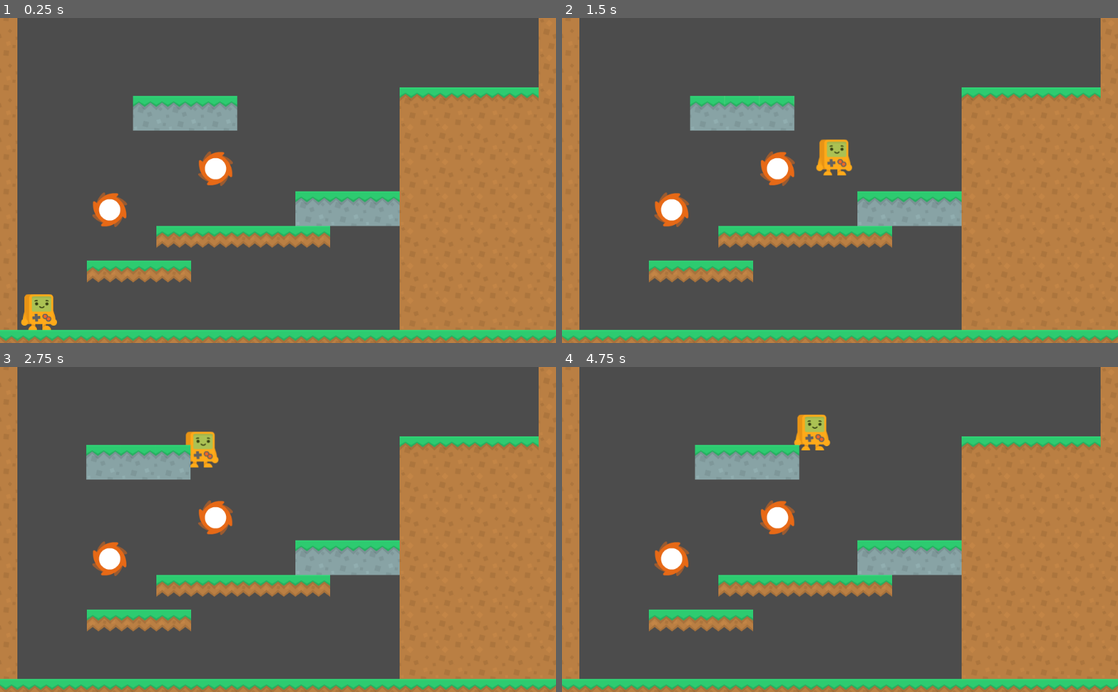
Above: before the commit, frames 1-4 (two rows, left to right).
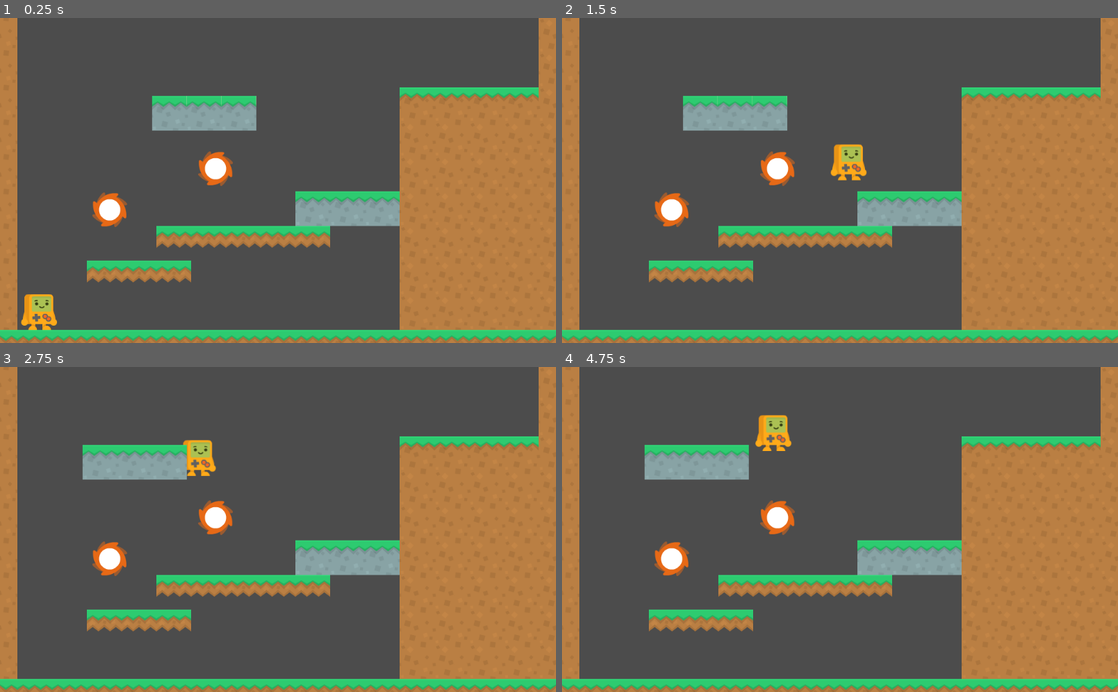
Above: after the commit, the same moments.

Repository: Norodix/GoGodot2
Game: Godot game, scene res://World.tscn
Same seed, same stepped clock (60 frames per second), same inputs: the game is played once before the commit and once after it.
Inputs (mouse positions are in pixels of both pictures, inside the frame that each line leads up to):
- Up to frame 1 (0.25 s): no input
- Up to frame 2 (1.5 s): move the mouse to (962, 164) at 0.52 s; hold W (jump) 0.53-1.28 s; hold Right (ui_right) from 0.53 s (still down); click (962, 164) at 0.67 s; move the mouse to (728, 196) at 1.27 s; tap W (jump) at 1.35 s
- Up to frame 3 (2.75 s): tap W (jump) at 1.52, 1.82 s; move the mouse to (333, 458) at 2.02 s; release Right (ui_right) at 2.03 s; hold Left (ui_left) from 2.03 s (still down); hold W (jump) from 2.03 s (still down)
- Up to frame 4 (4.75 s): move the mouse to (812, 594) at 2.77 s; release Left (ui_left) at 2.78 s; release W (jump) at 2.78 s; hold Right (ui_right) 2.78-4.28 s; tap W (jump) at 2.85, 3.02, 3.32, 4.35, 4.52 s; click (812, 594) at 2.92 s; move the mouse to (1006, 578) at 3.52 s; hold W (jump) 3.53-4.28 s; move the mouse to (673, 480) at 4.27 s; hold Left (ui_left) from 4.28 s (still down)

The runs differ from the first frame. In frame 1, 0.9% of the frame differs, in the area x 23-47%, y 23-35%; in frame 2, 1.3%; in frame 3, 0.8%; in frame 4, 3.1%, in the area x 14-49%, y 14-35%.

Commit message:
Moving platform fix

Diff:
--- a/EnergyStreamer/EnergyNodes/BouncingPlatform.gd
+++ b/EnergyStreamer/EnergyNodes/BouncingPlatform.gd
@@ -20,7 +20,7 @@
 	pass # Replace with function body.
 
 
-func _process(delta):
+func _physics_process(delta):
 	phase += delta*Freqency
 	phase -= int(phase)
 	if (BounceDirection == 0):
--- a/EnergyStreamer/EnergyNodes/BouncingPlatform.tscn
+++ b/EnergyStreamer/EnergyNodes/BouncingPlatform.tscn
@@ -8,8 +8,9 @@
 
 [node name="BouncingPlatform" type="KinematicBody2D"]
 collision_layer = 3
+motion/sync_to_physics = true
 script = ExtResource( 1 )
-Freqency = 0.3
+BounceDirection = 0
 
 [node name="CollisionShape2D" type="CollisionShape2D" parent="."]
 shape = SubResource( 1 )
--- a/EnergyStreamer/Player.gd
+++ b/EnergyStreamer/Player.gd
@@ -46,7 +46,10 @@
 		velocity.x = sign(velocity.x) * max_speed
 
 	velocity.y += gravity * delta
-	velocity = move_and_slide(velocity, Vector2.UP)
+	var snap = Vector2.DOWN * 64 if is_on_floor() else Vector2.ZERO
+	#velocity = move_and_slide(velocity, Vector2.UP)
 	if Input.is_action_pressed("jump"):
 		if ground:
 			velocity.y = jump_speed
+			snap = Vector2.ZERO
+	velocity = move_and_slide_with_snap(velocity, snap, Vector2.UP)
--- a/EnergyStreamer/World.tscn
+++ b/EnergyStreamer/World.tscn
@@ -112,4 +112,3 @@
 
 [node name="BouncingPlatform" parent="." instance=ExtResource( 5 )]
 position = Vector2( 312, 176 )
-BounceDirection = 0
Not shown, changed: TODO.md
